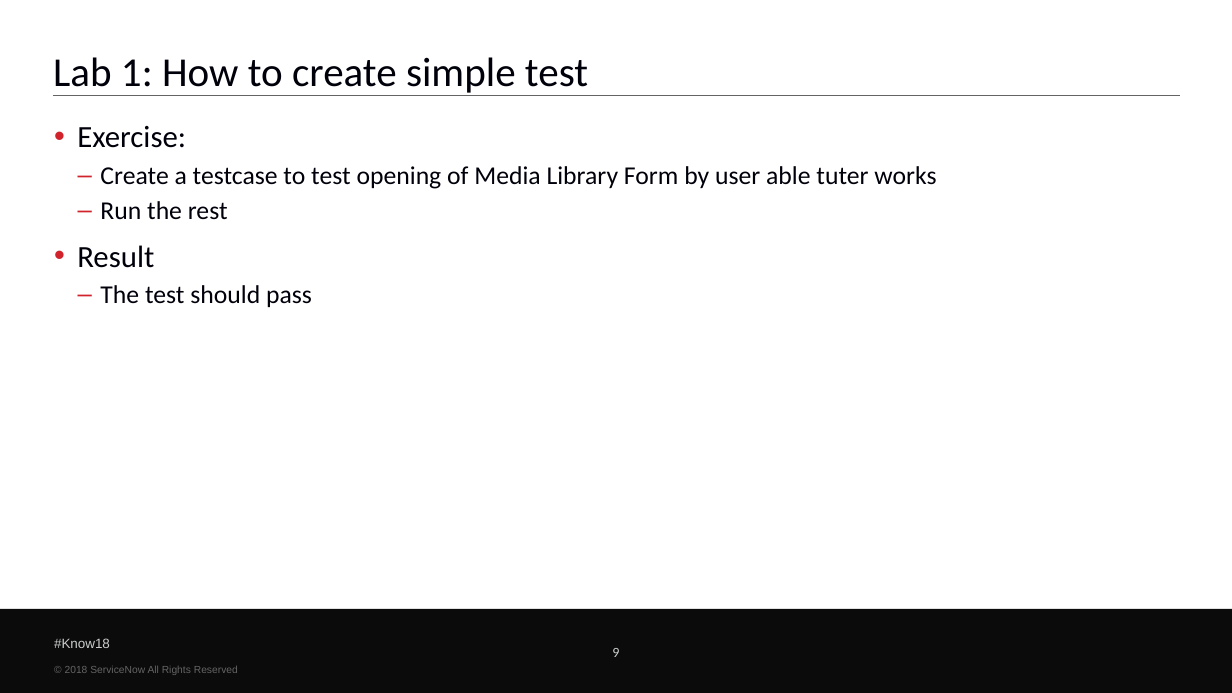
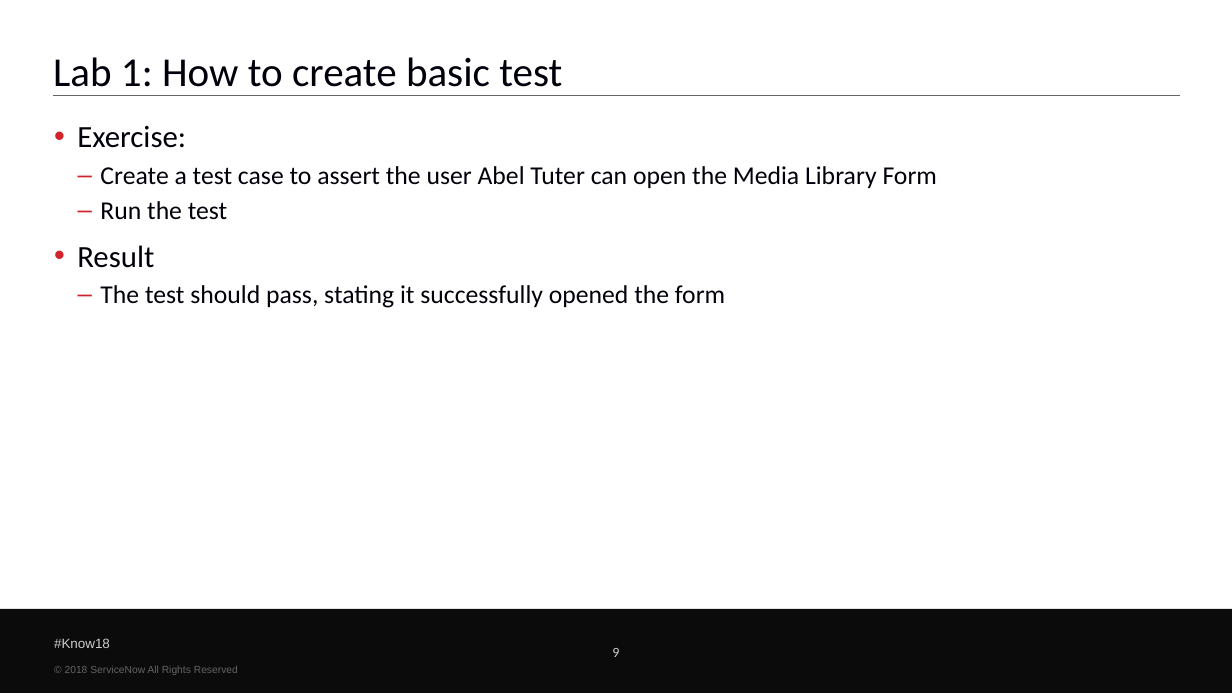
Before and after one commit to bsweets/CustomRobots, a slide deck: slide 9 of CC18 ATF.pptx. Drawn at 1232x693 pixels with LibreOffice and Linux fonts; fonts in the diff are those of the drawing; background and template pictures are left out. Boxes give left, top, right and bottom in pixels: in the first picture for what was removed or moved away, otherwise in the second. Text is boxed around its words. In the diff, an @@ line names an element or a change of style, - is before the commit and + after.

```diff
--- a/CC18 ATF.pptx
+++ b/CC18 ATF.pptx
@@ title at (x1=53, y1=57, x2=562, y2=96): text changed @@
-Lab 1: How to create simple test
+Lab 1: How to create basic test
@@ text at (x1=100, y1=166, x2=937, y2=220): text changed @@
-  – Create a testcase to test opening of Media Library Form by user able tuter works
-  – Run the rest
+  – Create a test case to assert the user Abel Tuter can open the Media Library Form
+  – Run the test
@@ text at (x1=100, y1=285, x2=725, y2=308): text changed @@
-  – The test should pass
+  – The test should pass, stating it successfully opened the form
```
Also in this commit, not shown: 6 other slides changed, 2 other files.
